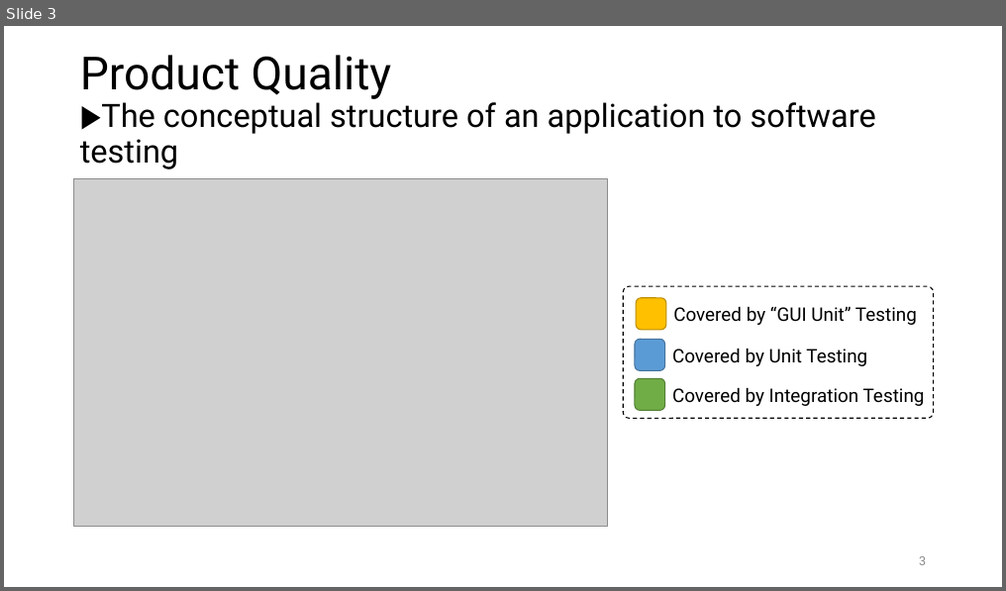
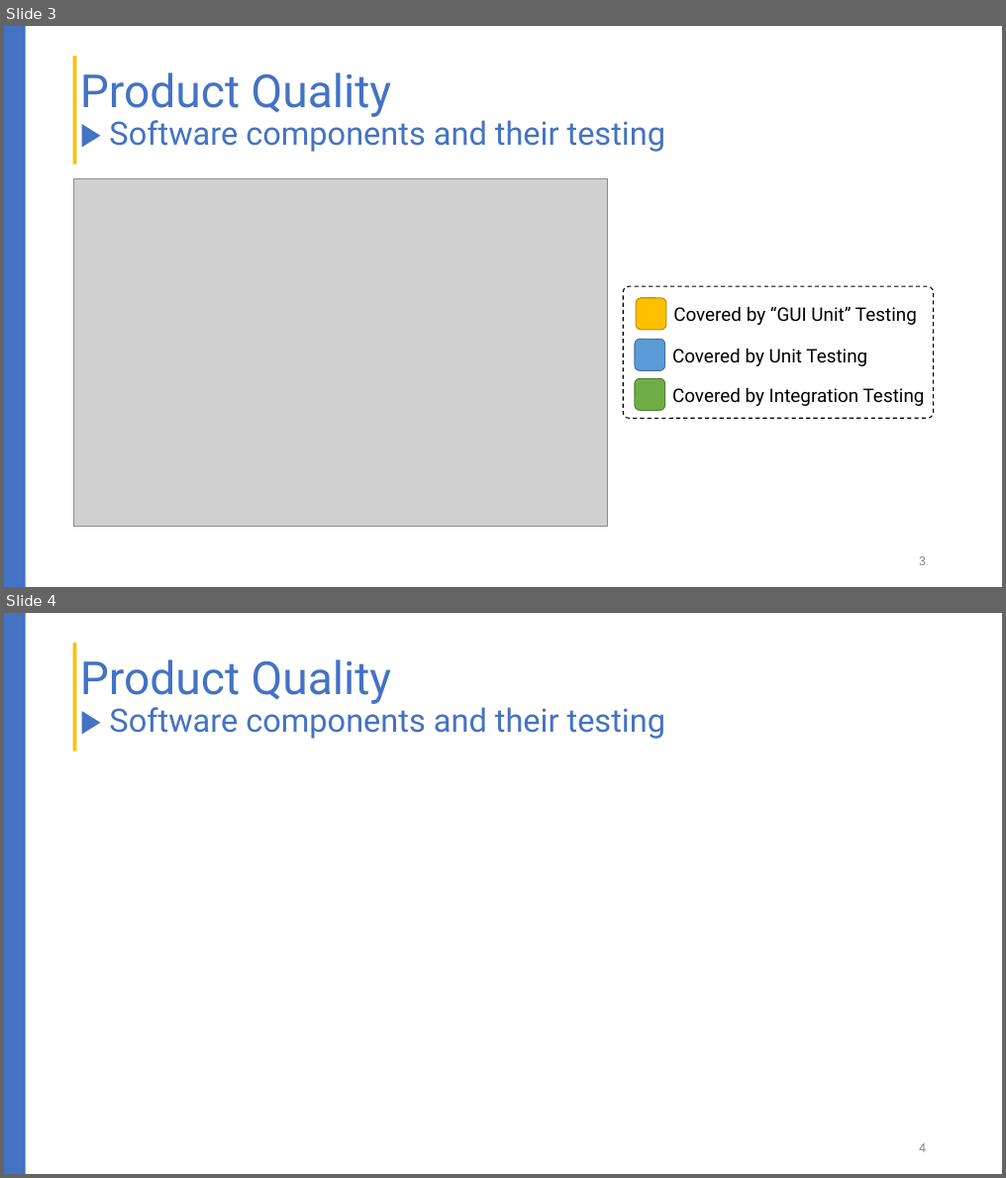
Before and after one commit to liepnguyen/Planru, a slide deck: Documents/Lessons Learned From Agile Quality Assurance In Scrum.pptx. Shown one above the other, each under a label of ours: slide 3 before the commit, slides 3 and 4 after it. The pictures are 1006x591 and 1006x1178 pixels, drawn with LibreOffice and Linux fonts; fonts in the diff are those of the drawing; grey boxes stand for pictures. Boxes give left, top, right and bottom in pixels: in the first picture for what was removed or moved away, otherwise in the second. Text is boxed around its words. In the diff, an @@ line names an element or a change of style, - is before the commit and + after.

```diff
--- a/Documents/Lessons Learned From Agile Quality Assurance In Scrum.pptx
+++ b/Documents/Lessons Learned From Agile Quality Assurance In Scrum.pptx
@@ slide 4 added at [4, 613, 1002, 1174], background #FFFFFF; not listed: 1 template element that a slide beside it also shows @@
@@ rectangle added at [4, 613, 26, 1174], fill #4472C4 @@
@@ title added at [80, 660, 665, 739], 31 pt, text #4472C4 @@
+Product Quality
+▶ Software components and their testing
@@ page number added at [919, 1144, 926, 1153], 12 pt, text #8C8C8C @@
+4
@@ slide 3 changed as well @@
@@ rectangle added at [4, 26, 26, 587], fill #4472C4 @@
@@ rectangle added at [73, 56, 76, 165], fill #FFC000 @@
@@ title at [80, 73, 665, 152]: text changed; text colour #000000 to #4472C4 @@
-Product Quality
-▶The conceptual structure of an application to software testing
+Product Quality
+▶ Software components and their testing
```
Also in this commit, not shown: 15 other slides changed, 4 other slides added, 3 slides removed.
